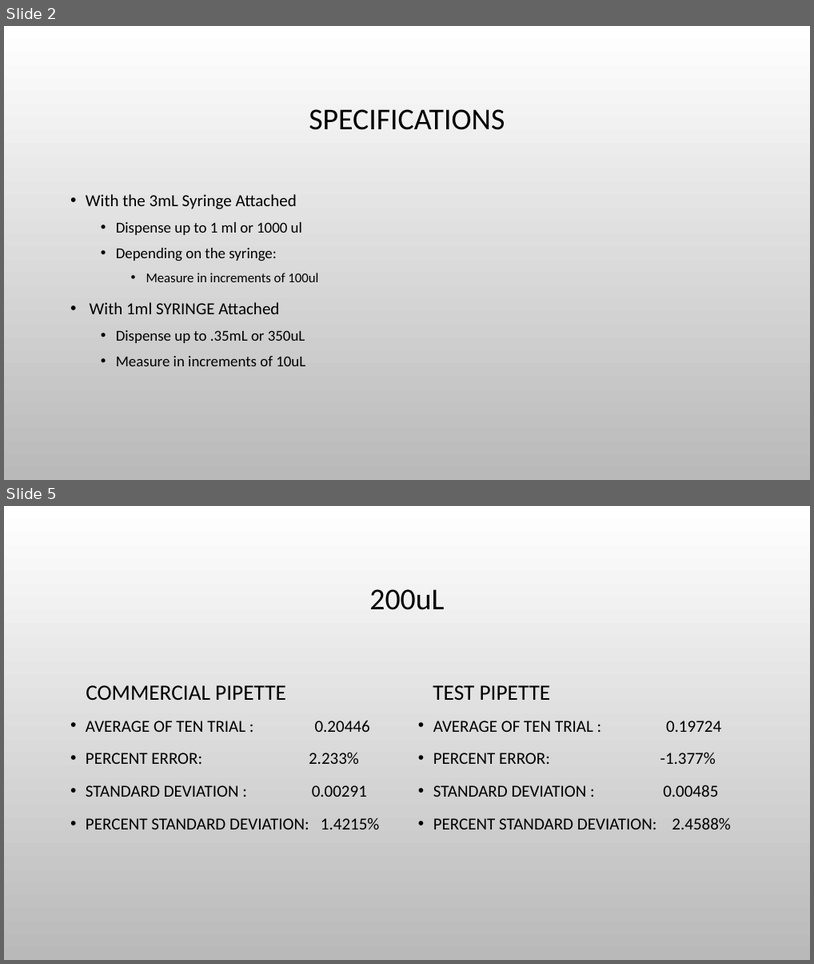
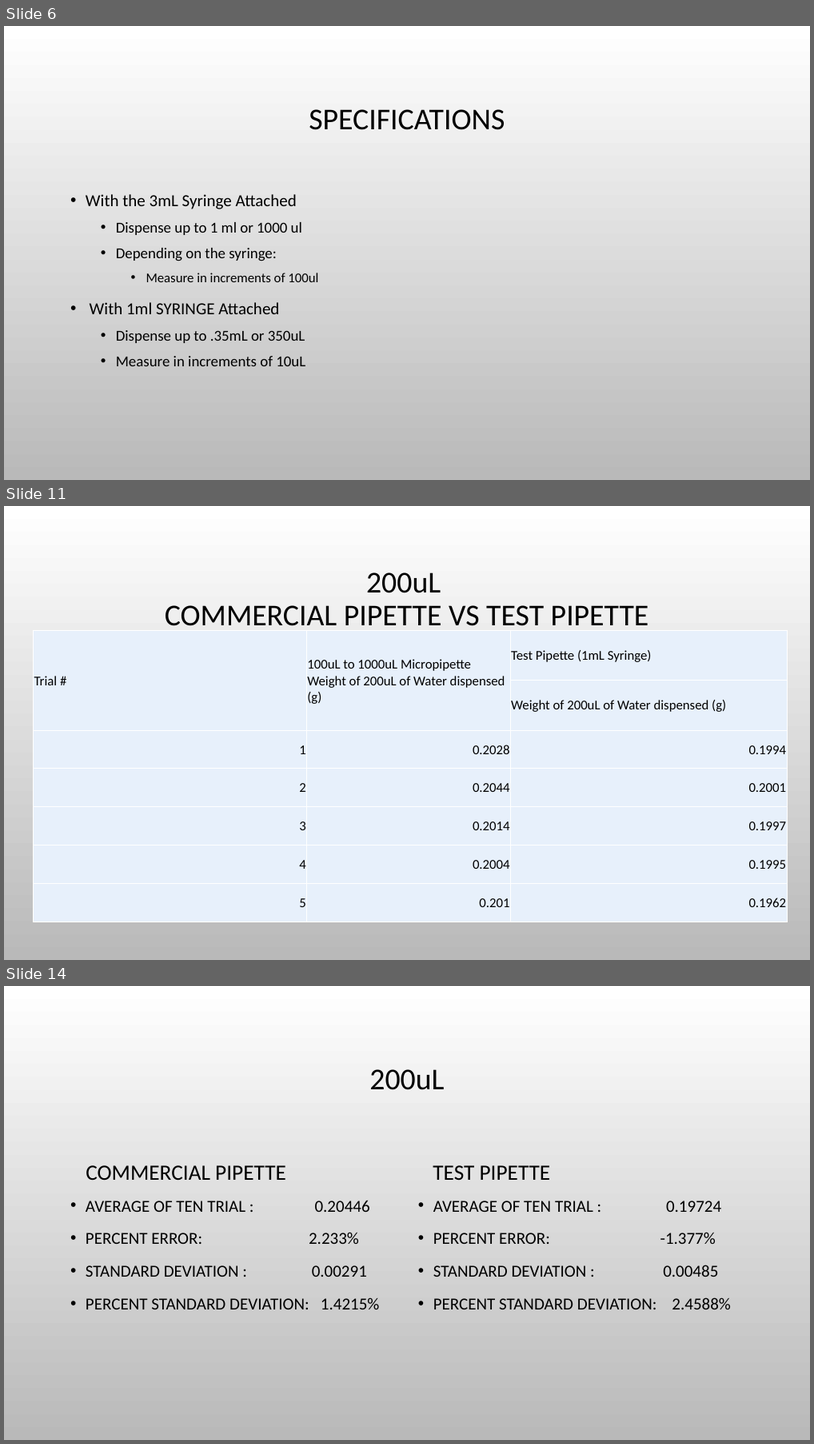
Before and after one commit to Biological-Microsystems-Laboratory/micropipette, a slide deck: Presentation1.pptx. Shown one above the other, each under a label of ours: slides 2 and 5 before the commit, slides 6, 11 and 14 after it; the slides between them are not shown. The pictures are 814x964 and 814x1444 pixels, drawn with LibreOffice and Linux fonts; fonts in the diff are those of the drawing; background and template pictures are left out. Boxes give left, top, right and bottom in pixels: in the first picture for what was removed or moved away, otherwise in the second. Text is boxed around its words. In the diff, an @@ line names an element or a change of style, - is before the commit and + after.

```diff
--- a/Presentation1.pptx
+++ b/Presentation1.pptx
@@ slide 11 added at [4,506,810,960], background picture (left out) @@
@@ title added at [165,572,650,626], 36 pt, text #000000 @@
+200uL
+COMMERCIAL PIPETTE VS TEST PIPETTE
@@ table added at [34,631,787,921], 7 rows, 3 columns @@
+Trial # | 100uL to 1000uL Micropipette Weight of 200uL of Water dispensed (g) | Test Pipette (1mL Syringe)
+ |  | Weight of 200uL of Water dispensed (g)
+1 | 0.2028 | 0.1994
+2 | 0.2044 | 0.2001
+3 | 0.2014 | 0.1997
+4 | 0.2004 | 0.1995
+5 | 0.201 | 0.1962
@@ what was slide 2 is now slide 6 @@
@@ what was slide 5 is now slide 14 @@
```
Also in this commit, not shown: 2 slides changed, 12 other slides added, 1 slide removed, 2 other files.
